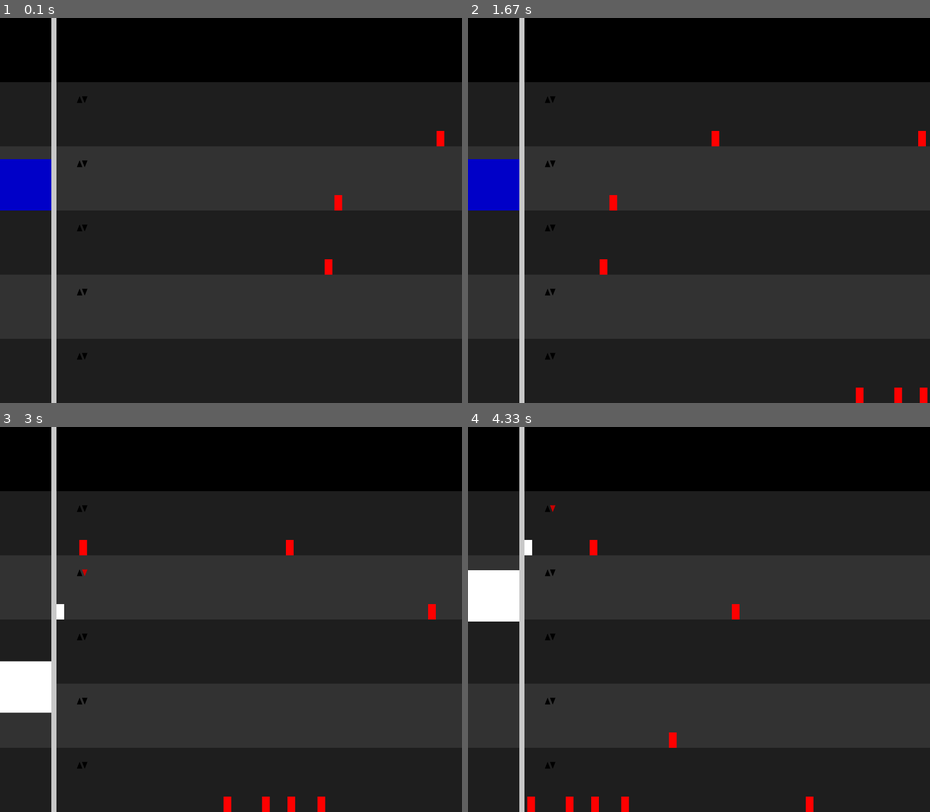
Above: before the commit, frames 1-4 (two rows, left to right).
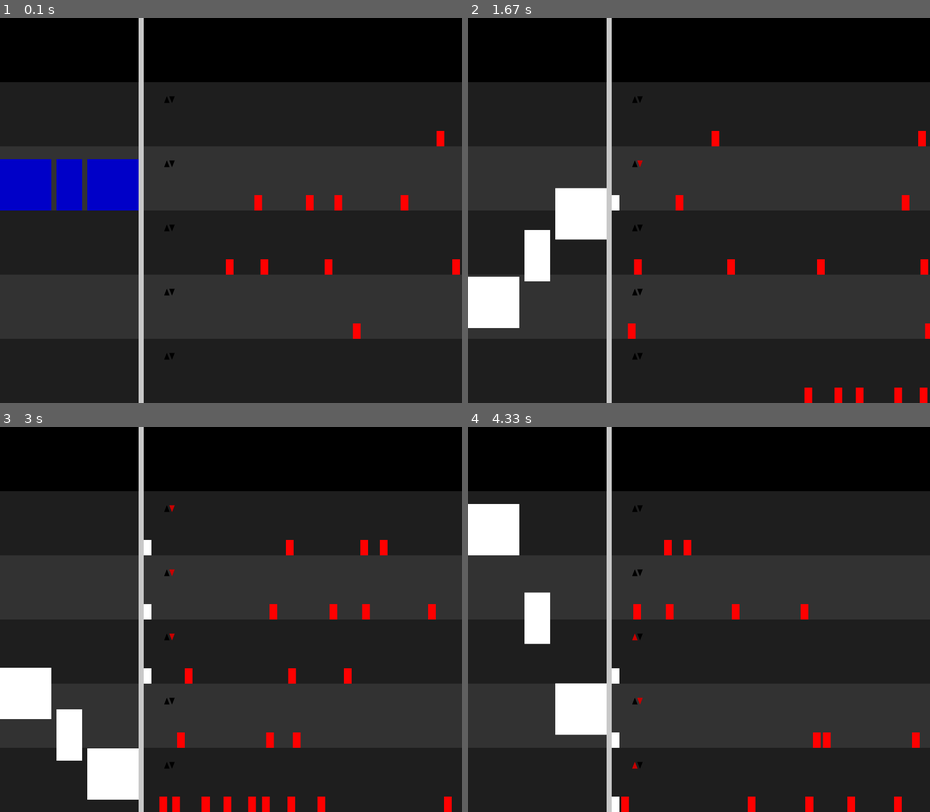
Above: after the commit, the same moments.

Repository: niklasdhein/EiP-Praktium-Aufzugssimulation
Game: pygame game, started from simulation.py
The game is run twice, just before and just after one commit, with the same random seed, the same clock (stepped at 60 frames per second) and the same inputs.
Inputs:
- Up to frame 1 (0.1 s): no input
- Up to frame 2 (1.67 s): no input
- Up to frame 3 (3 s): no input
- Up to frame 4 (4.33 s): no input

The runs differ from the first frame. In frame 1, 5.1% of the frame differs, in the area x 11-100%, y 0-100%; in frame 2, 8.4%; in frame 3, 6.5%; in frame 4, 9.0%, in the area x 0-98%, y 0-100%.

Commit message:
erste gewicht logik

Diff:
--- a/elevator.py
+++ b/elevator.py
@@ -29,10 +29,14 @@
         return load
 
     def handle_arrival_at_target(self) -> None:
-        # remove the call from the level
+        # 1. when the elevator arrives at a level, remove
+        # the call from the level for the elevator
         self.target_level.up_pressed = False
         self.target_level.down_pressed = False
 
+        # 2. if an elevator arrives at a level with a call, but the elevator was not
+        # called by this level and holds because he drops people of,
+        # then take them in and remove
         if self.target_level in self.elevator_controller.elevator_calls["up"]:
             new_calls_up = []
             for call_level in self.elevator_controller.elevator_calls["up"]:
@@ -46,28 +50,40 @@
                     new_calls_down.append(call_level)
             self.elevator_controller.elevator_calls["down"] = new_calls_down
 
-        # all passengers in the level
+        # 3. get all passengers on the level arrived
         passengers_of_level = self.target_level.passengers
 
+        # 4. drop off all people who want to exit on that level
+        # and also update the list of people still in the elevator
         passengers_that_remain = []
         for passenger in self.passengers:
-            passenger.current_level = self.target_level
-            if passenger.current_level == passenger.target_level:   # kick out passengers at target
-                passenger.leave_elevator()
+            if self.target_level == passenger.target_level:     # kick out passengers at target
+                passenger.leave_elevator(self.elevator_controller.building.width, self.target_level)
             else:
                 passengers_that_remain.append(passenger)
         self.passengers = passengers_that_remain    # update the passengers
 
-        # let new passengers enter
+        # 5. from all passengers in the level, let these enter, who have called the elevator
+        # and are waiting
         for passenger in passengers_of_level:
             if passenger.states["elevator_called"]:
                 passenger.enter_elevator()
                 self.passengers.append(passenger)
 
-        # stop elevator from moving
+        print(f"all people handled. weight: {self.get_load()}")
+
+        # 6. check for overweight.
+        # when overweight, kick as many people as needed
+        while self.get_load() > self.capacity:
+            self.passengers[-1].leave_elevator(self.passengers[-1].graphics.x, self.target_level)
+            self.passengers.pop()
+            print(f"OVERWEIGHT! kicked last person. weight: {self.get_load()} / {self.capacity}")
+
+        # 7. remove the old target from the elevator.
+        # if something is still in queue, set this as new target
         self.remove_target()
 
-        # add new targets of the passengers
+        # 8. add all target levels from the passengers to the queue
         for passenger in self.passengers:
             if passenger.target_level not in self.queue:
                 self.add_to_queue(passenger.target_level)
--- a/elevator_controller.py
+++ b/elevator_controller.py
@@ -40,7 +40,7 @@
         the controller.
         """
         offset_x = 0
-        for i in range(random.randint(1, 1)):
+        for i in range(random.randint(3, 3)):
             # instantiate the elevator
             random_elevator = Elevator(elevator_controller=self, capacity=random.randint(300, 2500), speed=500)
             # random_elevator.level = random.randint(0, self.building.level_count-1)
--- a/passenger.py
+++ b/passenger.py
@@ -2,7 +2,7 @@
 import random
 
 class Passenger:
-    def __init__(self, current_level: Level, target_level: Level, weight: int=120) -> None:
+    def __init__(self, current_level: Level, target_level: Level, weight: int=150) -> None:
         self.current_level = current_level          # level the passenger is in currently
         self.current_level.passengers.append(self)
         self.target_level = target_level            # level the passenger wants to travel to
@@ -27,15 +27,18 @@
             60
             )
 
-    def leave_elevator(self) -> None:
+    def leave_elevator(self, target_x: int, new_level: Level) -> None:
         self.states["in_elevator"] = False
         self.states["walking"] = True
+
+        self.current_level = new_level
+        new_level.passengers.append(self)
 
         self.graphics.y = self.current_level.background_gfx.y + self.current_level.background_gfx.height - 60
         self.graphics.width = 30
         self.graphics.height = 60
 
-        self.walk_target_x = self.current_level.building.width
+        self.walk_target_x = target_x
         self.walk_direction = 1
 
     def enter_elevator(self) -> None:
@@ -61,7 +64,6 @@
             self.graphics.x = self.walk_target_x
             self.walk_direction = 0
             self.walk_target_x = None
-
             self.states["walking"] = False
 
     def update(self, dt: float) -> None:
@@ -77,6 +79,8 @@
         elif not self.states["elevator_called"] and not self.states["walking"] and not self.states["in_elevator"]:
             self.states["elevator_called"] = True
 
+            print("called elevator!")
+
             # decide wether travel up or down
             if self.target_level.level > self.current_level.level:
                 self.current_level.call_elevator_up()
--- a/simulation.py
+++ b/simulation.py
@@ -36,7 +36,7 @@
 
 # create a test passenger
 test_passengers = []
-for i in range(10):
+for i in range(30):
     random_start_level = building.levels[random.randint(0, building.level_count-1)]
     random_target_level = -1
     while True:
